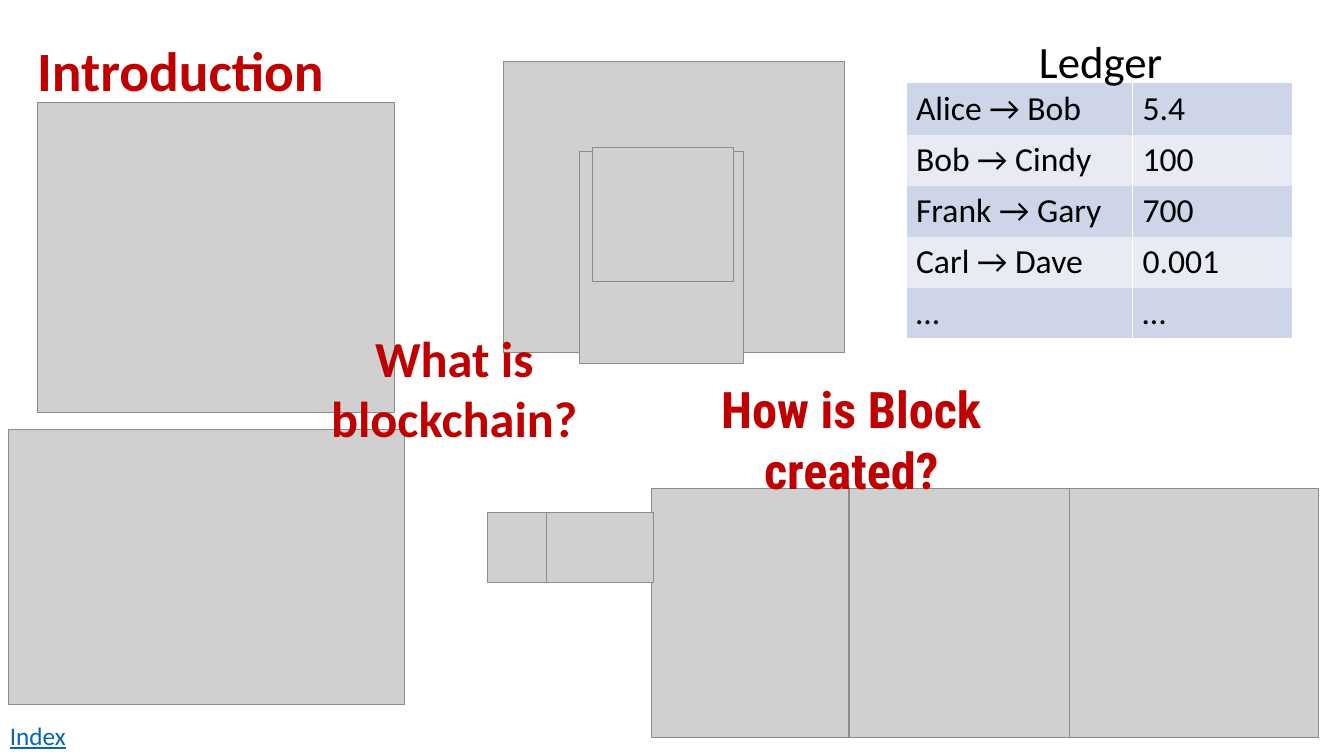
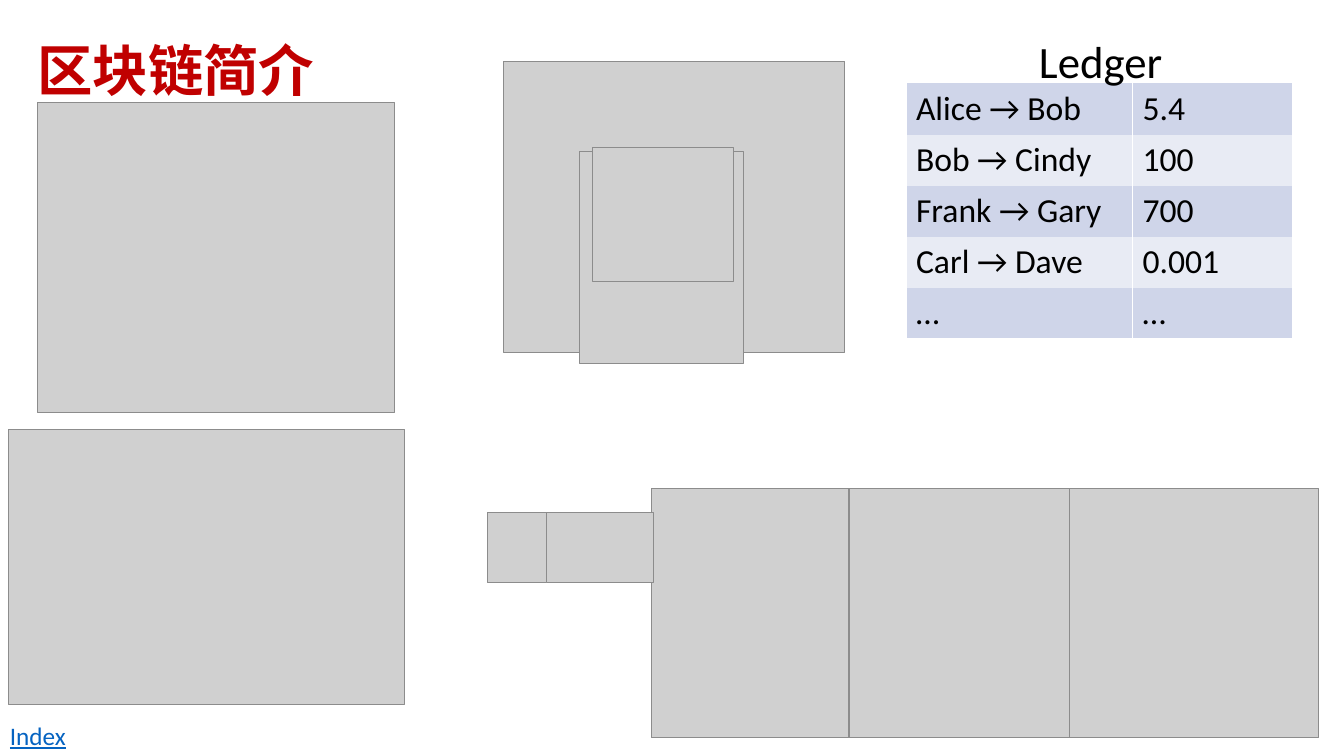
Before and after one commit to andyplusplus/blockchain, a slide deck: slide 4 of how_bitcoin_works_2/bc_0_blockChain.pptx (slide 3 before the commit). Drawn at 1344x756 pixels with LibreOffice and Linux fonts; fonts in the diff are those of the drawing; grey boxes stand for pictures. Boxes give left, top, right and bottom in pixels: in the first picture for what was removed or moved away, otherwise in the second. Text is boxed around its words. In the diff, an @@ line names an element or a change of style, - is before the commit and + after.

```diff
--- a/how_bitcoin_works_2/bc_0_blockChain.pptx
+++ b/how_bitcoin_works_2/bc_0_blockChain.pptx
@@ title at (37, 43, 314, 105): text changed @@
-Introduction
+区块链简介
@@ text removed at (331, 335, 577, 449) @@
-  What is blockchain?
@@ text removed at (721, 390, 981, 500) @@
-  How is Block created?
```
Also in this commit, not shown: 2 other slides changed, 6 slides added, 3 slides removed, 15 other files.
